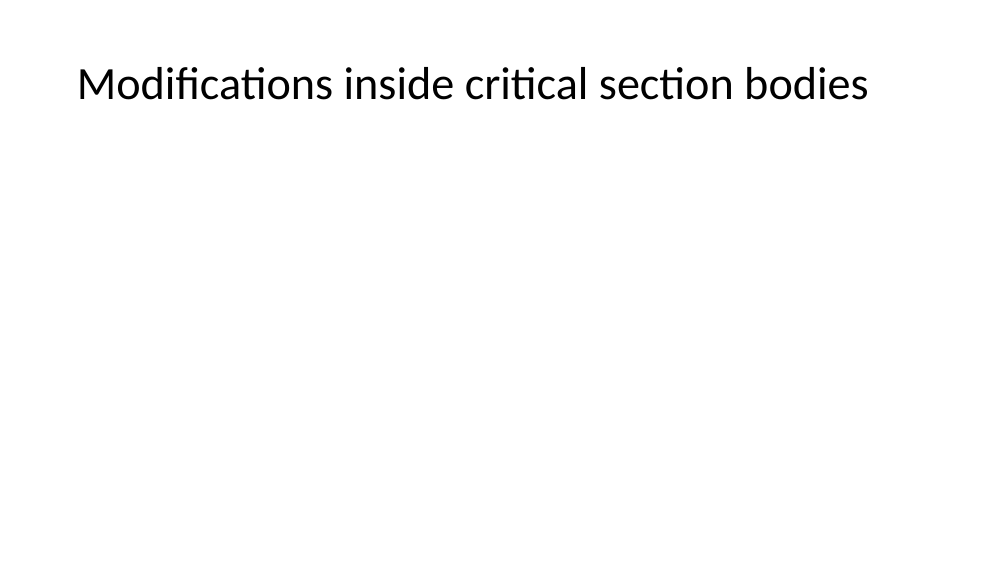
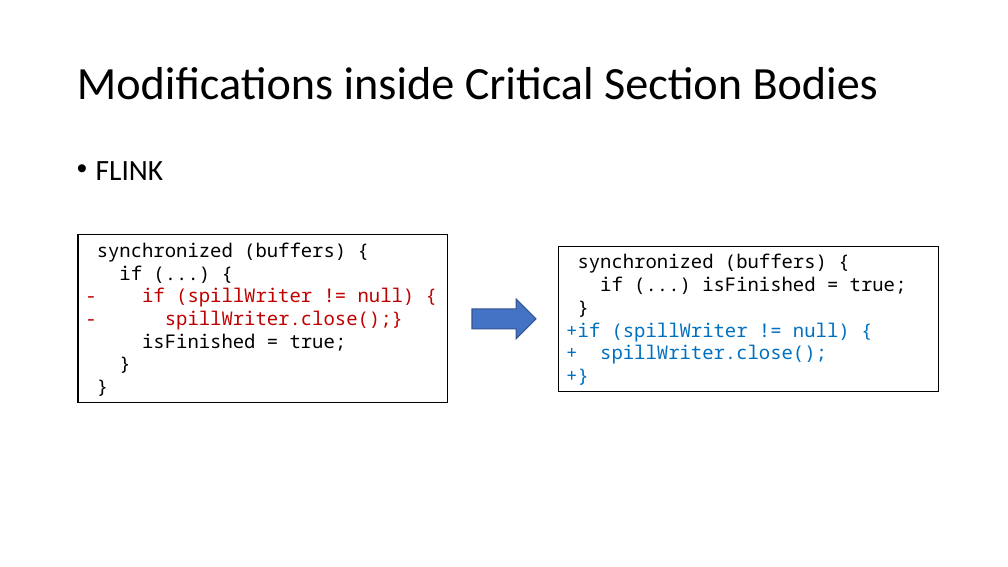
Before and after one commit to qwordy/Research, a slide deck: slide 17 of ppt/How do Programmers Maintain Concurrent Code.pptx (slide 13 before the commit). Drawn at 1008x567 pixels with LibreOffice and Linux fonts; fonts in the diff are those of the drawing. Boxes give left, top, right and bottom in pixels: in the first picture for what was removed or moved away, otherwise in the second. Text is boxed around its words. In the diff, an @@ line names an element or a change of style, - is before the commit and + after.

```diff
--- a/ppt/How do Programmers Maintain Concurrent Code.pptx
+++ b/ppt/How do Programmers Maintain Concurrent Code.pptx
@@ title at (x1=77, y1=67, x2=878, y2=100): text changed @@
-Modifications inside critical section bodies
+Modifications inside Critical Section Bodies
@@ text added at (x1=96, y1=161, x2=163, y2=180), 28 pt, text #000000 @@
+• FLINK
@@ rectangle added at (x1=78, y1=235, x2=447, y2=403), fill #FFFFFF, outline #000000 1 pt, 18 pt, text #000000 @@
+synchronized (buffers) {
+if (...) {
+- if (spillWriter != null) {
+- spillWriter.close();}
+isFinished = true;
+}
+}
@@ rectangle added at (x1=559, y1=247, x2=939, y2=392), fill #FFFFFF, outline #000000 1 pt, 18 pt, text #000000 @@
+synchronized (buffers) {
+if (...) isFinished = true;
+}
++if (spillWriter != null) {
++ spillWriter.close();
++}
@@ right arrow added at (x1=472, y1=299, x2=536, y2=340), fill #4472C4, outline #325491 1 pt @@
```
Also in this commit, not shown: 12 other slides changed, 7 slides added.
